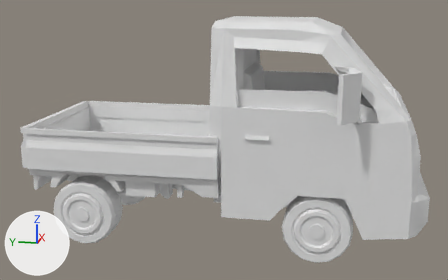
Two versions of the COLLADA model clean/CleanKit.scnassets/vehicles/CKTruck.dae, one commit apart.
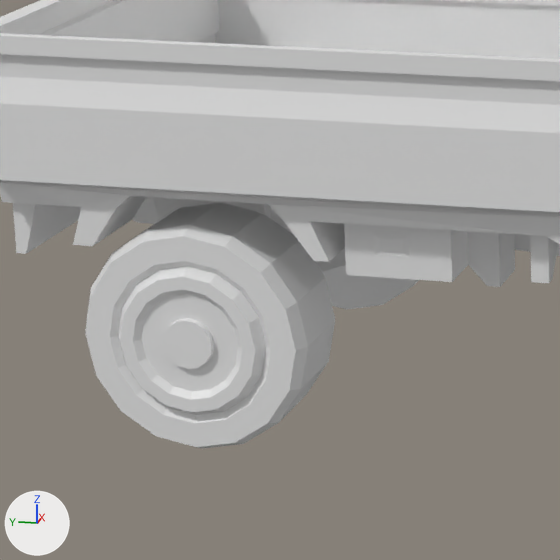
Each version is shown whole from a camera (50 mm lens) standing at (-4.43, -1.0, 1.83) and looking at (-0.03, -0.12, 0.72), then close up on the part from 7% to 41% of the width and 43% to 98% of the height. Arrows for +X, +Y and +Z are at lower left; the lights stay in place. Materials are left out; every surface is plain grey. Objects named as collision shapes, trigger or cutter boxes, shadow casters or lower levels of detail are left out. Where no turn or scale is listed for an object, it has been applied to the vertices.

Objects in the first close-up: 'geometry'.
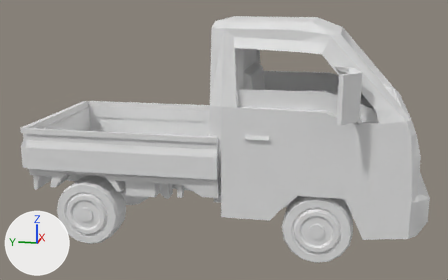
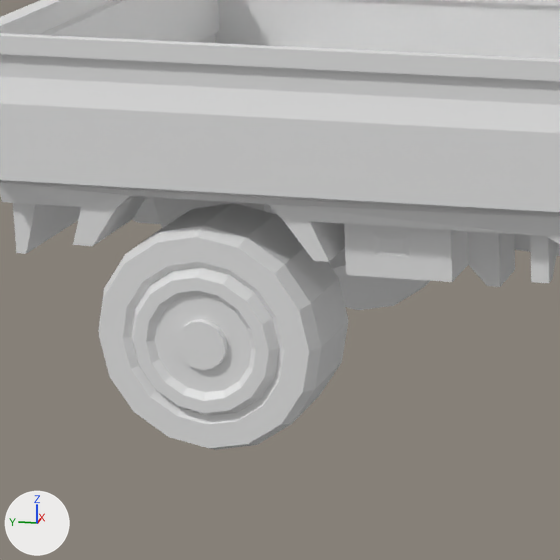
The newer file is also turned or shifted as a whole; pictures and numbers use the older file's frame.

The change, as JSON lines over the scene's bpy script:
```json
{"block": "me_truck_mesh", "where": "me_truck_mesh.from_pydata(...)  # 1974 vertices, 3986 faces; spans x -0.75..0.75, y -1.56..1.24, z 0.02..1.61"}
{"block": "me_truck_mesh", "where": "# used by ob_geometry; location = (0.0, 0.0, 0.0)"}
{"block": "me_truck_mesh", "change": "me_truck_mesh part 1: the loose piece of 386 vertices spanning x -0.54..0.54, y 0.57..1.04, z 0.02..0.49 is deleted"}
{"op": "add", "block": "me_truck_mesh_003", "code": ["me_truck_mesh_003 = bpy.data.meshes.new('truck-mesh.003')", "me_truck_mesh_003.from_pydata(...)  # 736 vertices, 1464 faces; spans x -0.54..0.54, y -0.24..1.87, z 0.02..0.49"]}
{"op": "add", "block": "ob_geometry_001", "code": ["ob_geometry_001 = bpy.data.objects.new('geometry_001', me_truck_mesh_003)", "ob_geometry_001.location = (0.0, -0.85, 0.0)"]}
```

Where the change shows, as pixel boxes (x1, y1, x2, y2) in the close-ups (560 x 560 px):
```json
{"object": "geometry", "change": "reshaped", "before": [0, 0, 560, 449], "after": [0, 0, 560, 287]}
{"object": "geometry_001", "change": "added", "after": [98, 203, 430, 450]}
{"part": 1, "of": "me_truck_mesh", "change": "deleted", "before": [85, 202, 419, 449]}
```
